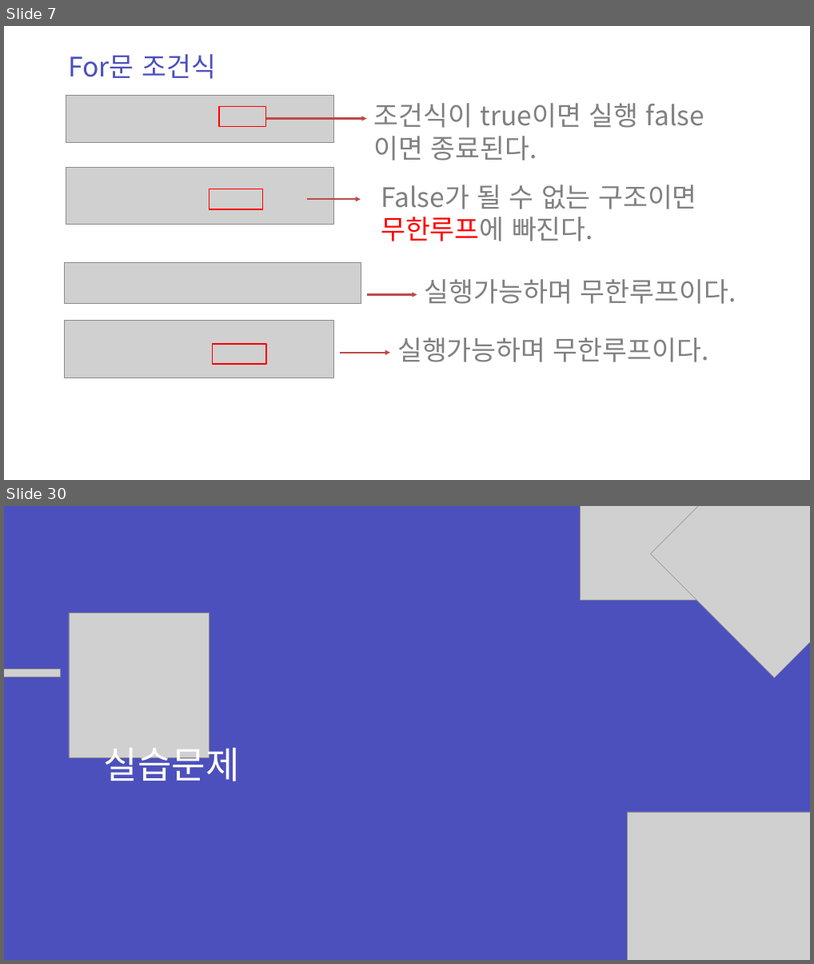
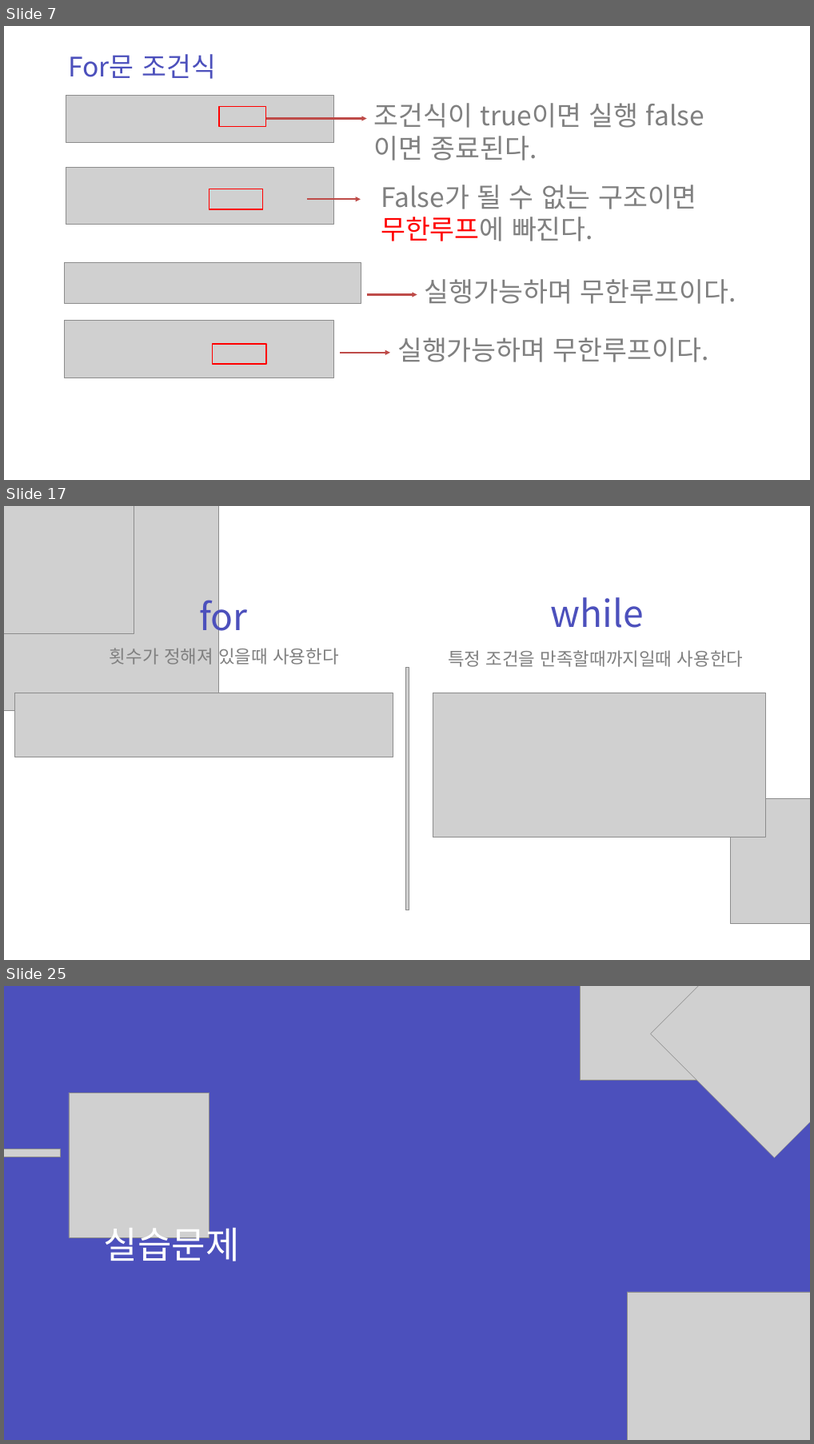
Before and after one commit to zest132/JavaLecture, a slide deck: JavaLecture/LectureFile/java 4강.pptx. Shown one above the other, each under a label of ours: slides 7 and 30 before the commit, slides 7, 17 and 25 after it; the slides between them are not shown. The pictures are 814x964 and 814x1444 pixels, drawn with LibreOffice and Linux fonts; fonts in the diff are those of the drawing; grey boxes stand for pictures. Boxes give left, top, right and bottom in pixels: in the first picture for what was removed or moved away, otherwise in the second. Text is boxed around its words. In the diff, an @@ line names an element or a change of style, - is before the commit and + after.

```diff
--- a/JavaLecture/LectureFile/java 4강.pptx
+++ b/JavaLecture/LectureFile/java 4강.pptx
@@ slide 17 added at (x1=4, y1=506, x2=810, y2=960), background #FFFFFF @@
@@ picture added at (x1=4, y1=506, x2=219, y2=710) @@
@@ picture added at (x1=4, y1=506, x2=134, y2=634) @@
@@ text added at (x1=199, y1=592, x2=247, y2=640), 66 pt, text #4C50BC @@
+for
@@ text added at (x1=551, y1=597, x2=645, y2=628), 66 pt, text #4C50BC @@
+while
@@ text added at (x1=110, y1=644, x2=338, y2=667), 32 pt, text #808080 @@
+횟수가 정해져 있을때 사용한다
@@ picture added at (x1=406, y1=668, x2=409, y2=910) @@
@@ text added at (x1=448, y1=650, x2=743, y2=667), 32 pt, text #808080 @@
+특정 조건을 만족할때까지일때 사용한다
@@ picture added at (x1=15, y1=692, x2=393, y2=756) @@
@@ picture added at (x1=433, y1=692, x2=766, y2=837) @@
@@ picture added at (x1=731, y1=798, x2=810, y2=924) @@
@@ what was slide 30 is now slide 25 @@
```
Also in this commit, not shown: 3 slides changed, 14 other slides added, 20 slides removed, 4 other files.
